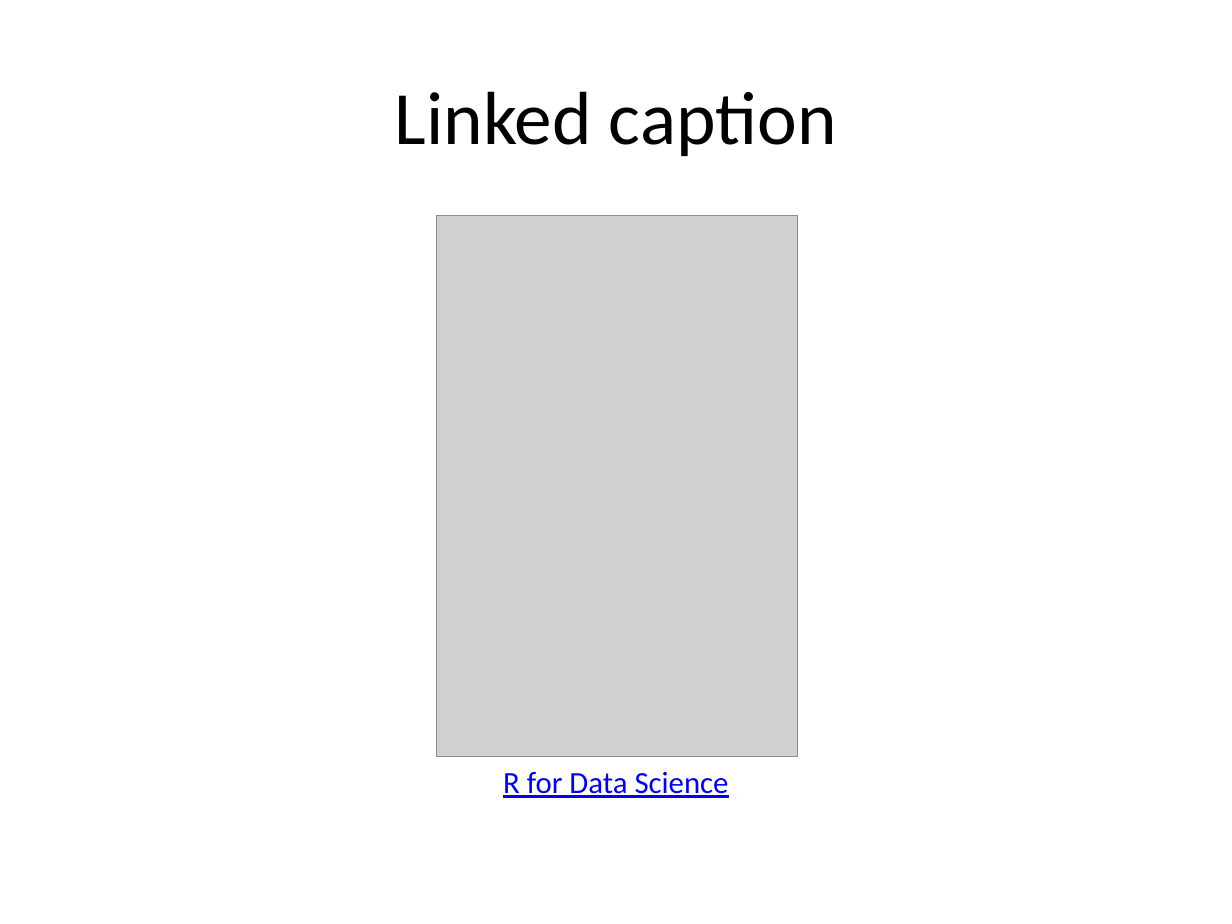
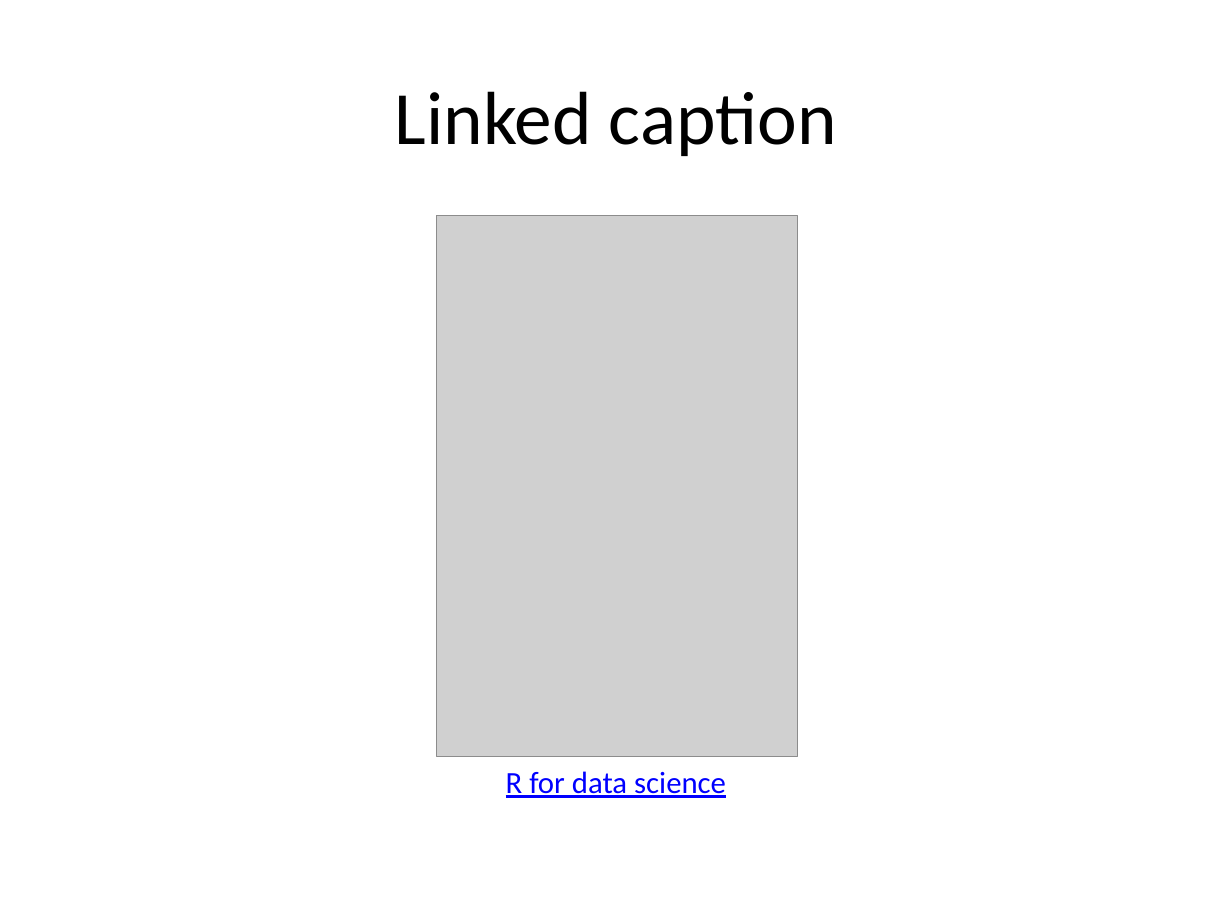
Before and after one commit to sol-eng/powerpoint, a slide deck: slide 9 of tutorial/2d-images-and-tables.pptx (slide 7 before the commit). Drawn at 1232x924 pixels with LibreOffice and Linux fonts; fonts in the diff are those of the drawing; grey boxes stand for pictures. Boxes give left, top, right and bottom in pixels: in the first picture for what was removed or moved away, otherwise in the second. Text is boxed around its words. In the diff, an @@ line names an element or a change of style, - is before the commit and + after.

```diff
--- a/tutorial/2d-images-and-tables.pptx
+++ b/tutorial/2d-images-and-tables.pptx
@@ text at (506,771,726,798): text changed @@
-R for Data Science
+R for data science
```
Also in this commit, not shown: 5 other slides changed, 4 slides added, 1 slide removed, 1 other file.
